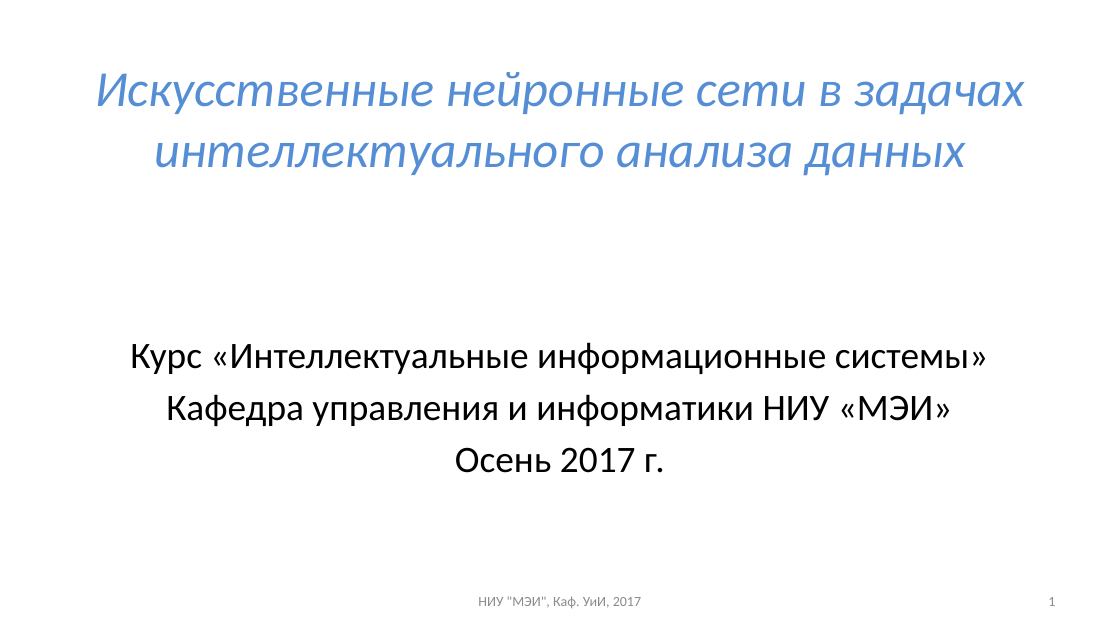
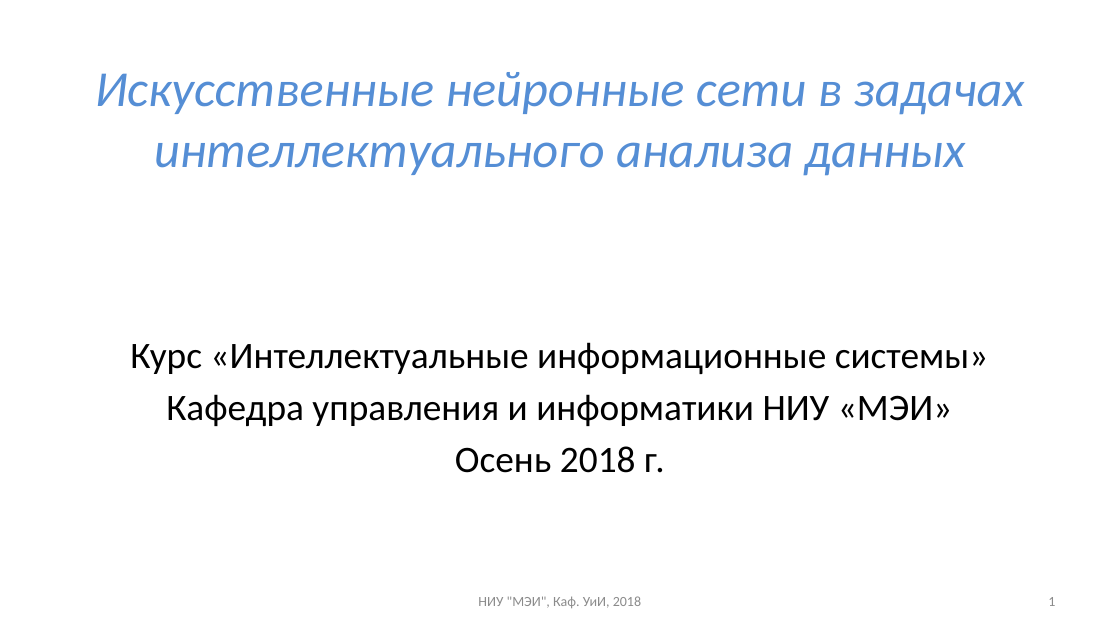
Before and after one commit to uii-mpei/uii-mpei.github.io, a slide deck: slide 1 of study/courses/iis/IIS_lec_8.pptx. Drawn at 1120x630 pixels with LibreOffice and Linux fonts; fonts in the diff are those of the drawing. Boxes give left, top, right and bottom in pixels: in the first picture for what was removed or moved away, otherwise in the second. Text is boxed around its words. In the diff, an @@ line names an element or a change of style, - is before the commit and + after.

```diff
--- a/study/courses/iis/IIS_lec_8.pptx
+++ b/study/courses/iis/IIS_lec_8.pptx
@@ text at (455, 446, 665, 473): text changed @@
-Осень 2017 г.
+Осень 2018 г.
@@ text at (478, 596, 641, 608): text changed @@
-НИУ "МЭИ", Каф. УиИ, 2017
+НИУ "МЭИ", Каф. УиИ, 2018
```
Also in this commit, not shown: 15 other slides changed, 2 other files.
